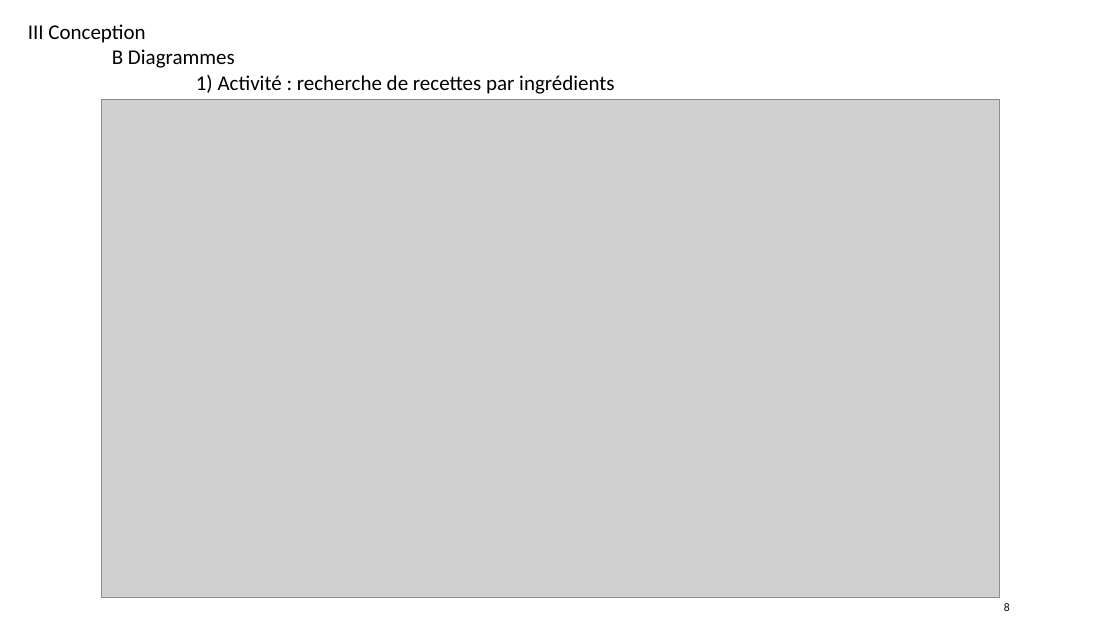
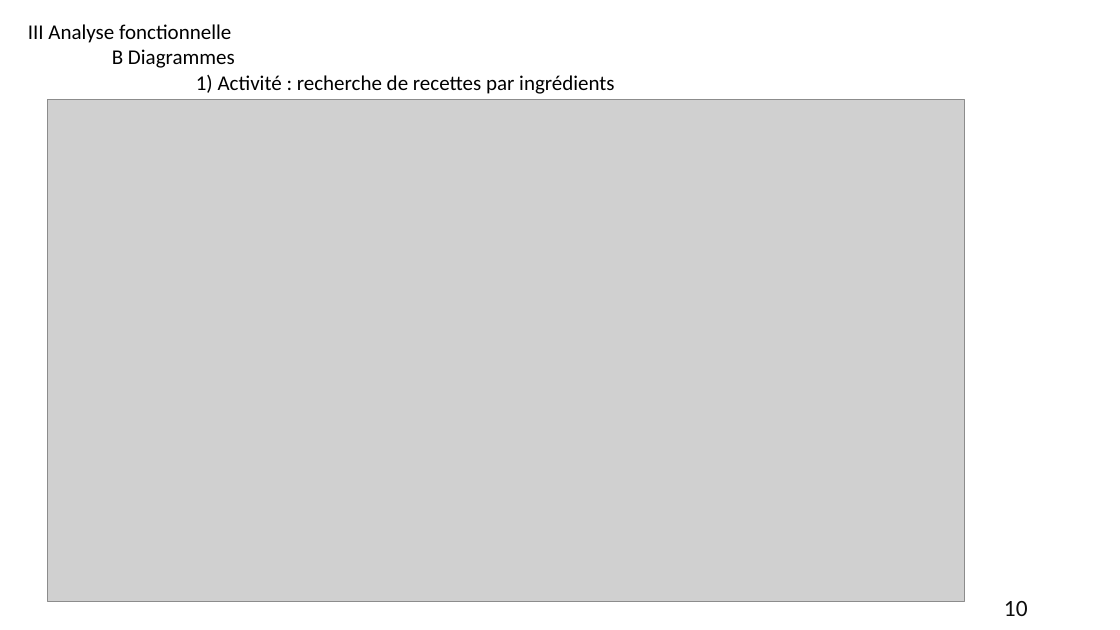
Before and after one commit to Laurette2032/REA, a slide deck: slide 10 of REA 1/Présentation Projet personnel_V2.pptx (slide 8 before the commit). Drawn at 1120x630 pixels with LibreOffice and Linux fonts; fonts in the diff are those of the drawing; grey boxes stand for pictures. Boxes give left, top, right and bottom in pixels: in the first picture for what was removed or moved away, otherwise in the second. Text is boxed around its words. In the diff, an @@ line names an element or a change of style, - is before the commit and + after.

```diff
--- a/REA 1/Présentation Projet personnel_V2.pptx
+++ b/REA 1/Présentation Projet personnel_V2.pptx
@@ text at [28,24,231,43]: text changed @@
-III Conception
+III Analyse fonctionnelle
@@ picture: place and size @@
-picture at [102,99,999,597]
+picture at [48,99,965,601]
@@ page number at [1004,601,1028,616]: text changed; size 10 to 20 pt @@
-8
+10
```
Also in this commit, not shown: 14 other slides changed, 19 slides added, 1 slide removed, 27 other files.
